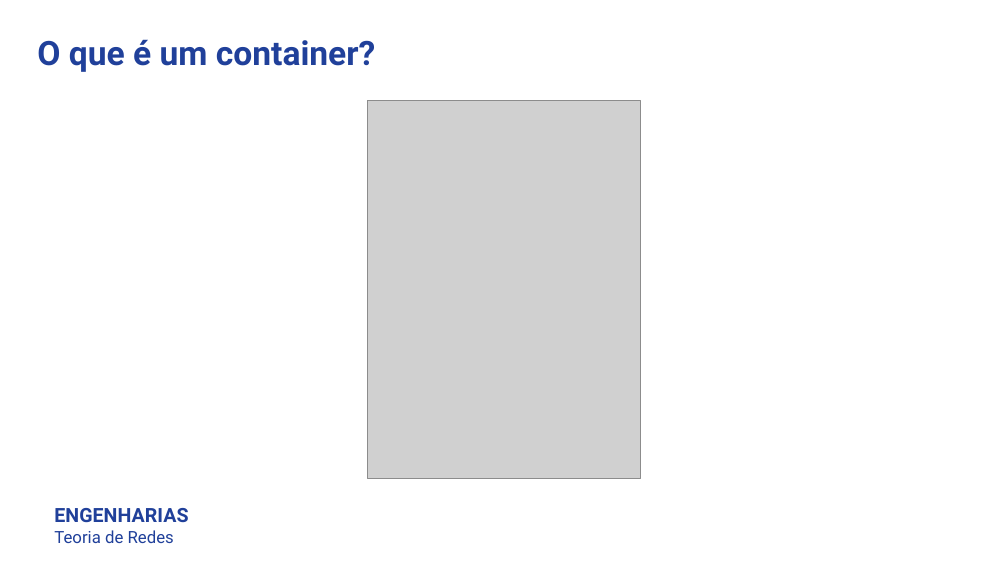
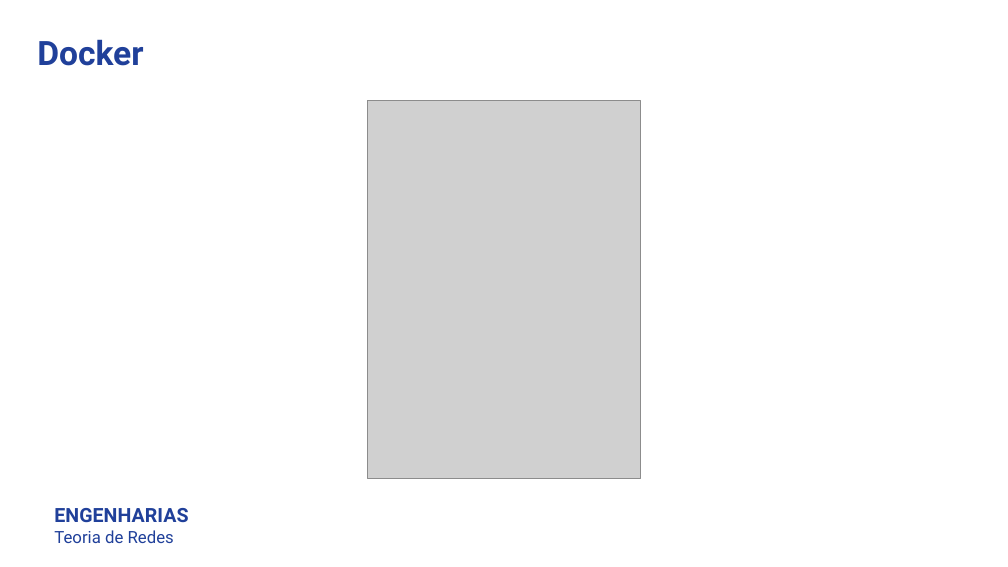
Before and after one commit to luisfelipe998/docker-demo, a slide deck: slide 13 of LuisFelipeBorsoi_LuizFelipeFlores_TGB.pptx (slide 3 before the commit). Drawn at 1008x567 pixels with LibreOffice and Linux fonts; fonts in the diff are those of the drawing; grey boxes stand for pictures. Boxes give left, top, right and bottom in pixels: in the first picture for what was removed or moved away, otherwise in the second. Text is boxed around its words. In the diff, an @@ line names an element or a change of style, - is before the commit and + after.

```diff
--- a/LuisFelipeBorsoi_LuizFelipeFlores_TGB.pptx
+++ b/LuisFelipeBorsoi_LuizFelipeFlores_TGB.pptx
@@ text at <box>37,39,143,66</box>: text changed @@
-O que é um container?
+Docker
```
Also in this commit, not shown: 2 other slides changed, 1 other file.
